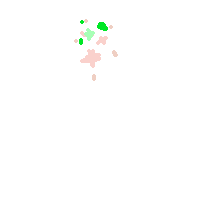
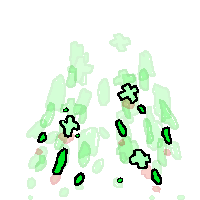
Layered file, before and after one edit (200 x 200). Changes by layer:
painted on "Paint Layer 1" over box(26, 53, 185, 200)
